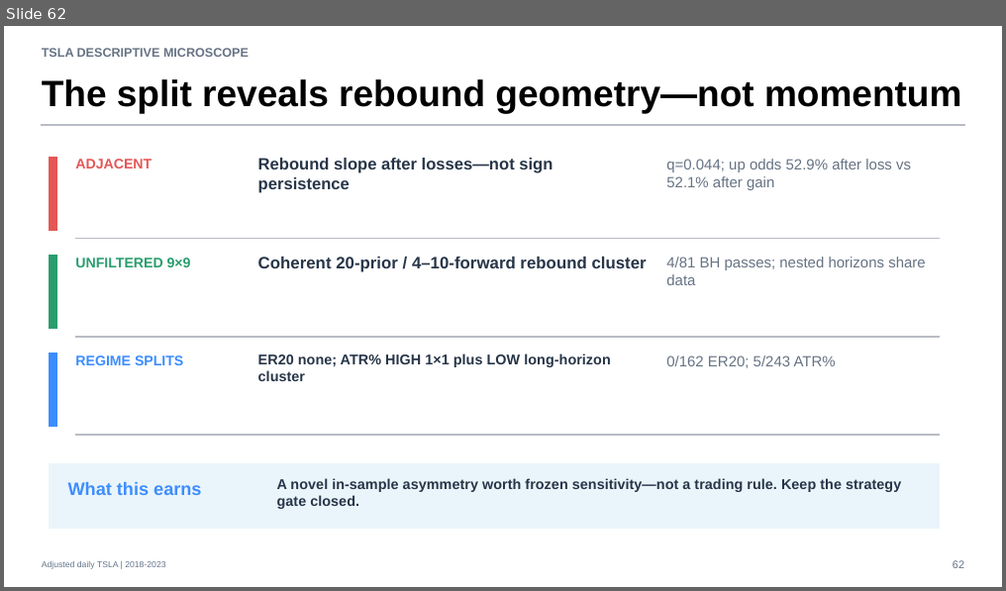
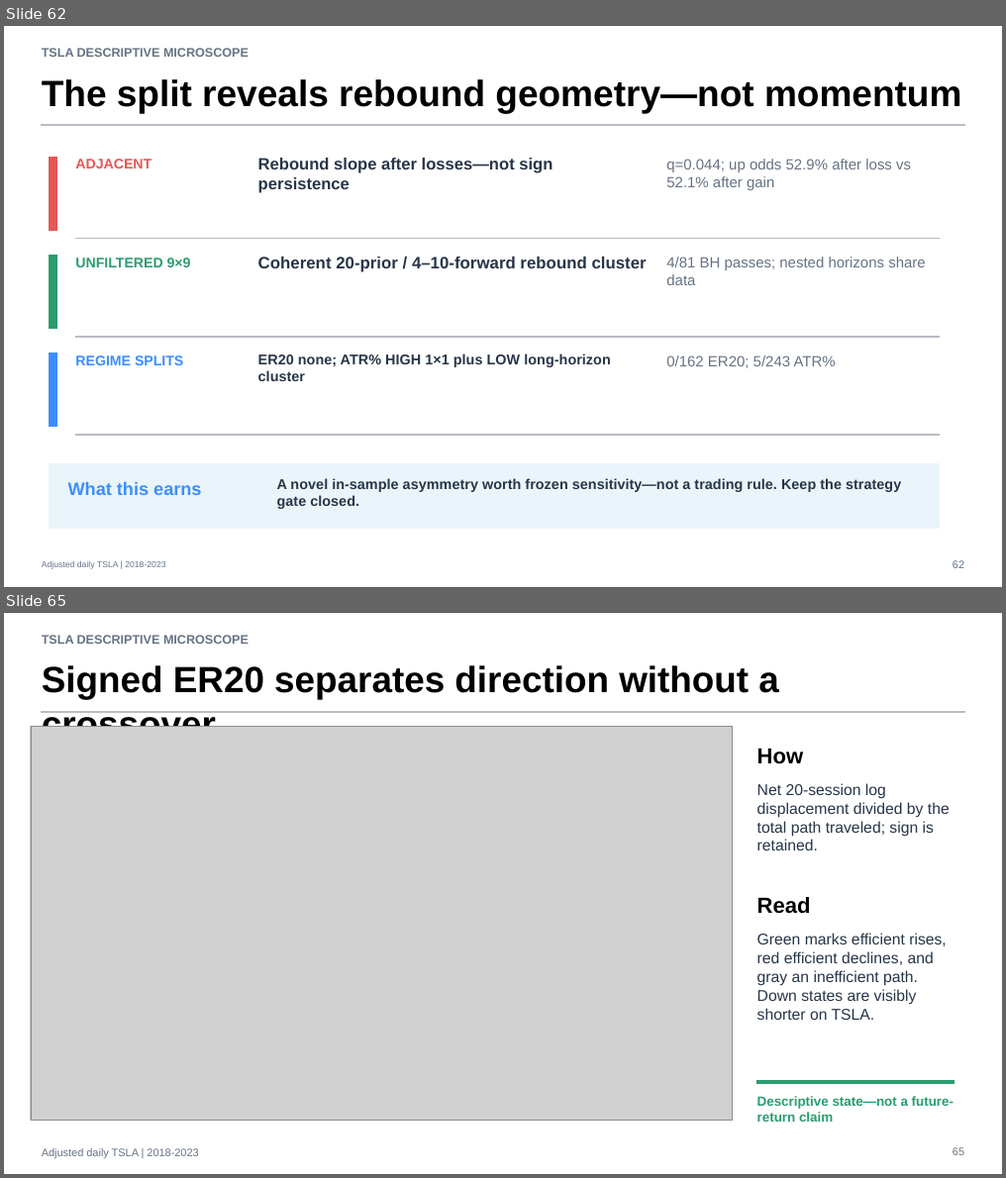
Before and after one commit to Francisc0Franc0/Time-Series-Modeling-Gen5, a slide deck: operator_hypothesis_lab/presentations/tsla_descriptive_microscope_evidence.pptx. Shown one above the other, each under a label of ours: slide 62 before the commit, slides 62 and 65 after it; the slides between them are not shown. The pictures are 1006x591 and 1006x1178 pixels, drawn with LibreOffice and Linux fonts; fonts in the diff are those of the drawing; grey boxes stand for pictures. Boxes give left, top, right and bottom in pixels: in the first picture for what was removed or moved away, otherwise in the second. Text is boxed around its words. In the diff, an @@ line names an element or a change of style, - is before the commit and + after.

Commit message:
Add TSLA signed ER20 direction POC

```diff
--- a/operator_hypothesis_lab/presentations/tsla_descriptive_microscope_evidence.pptx
+++ b/operator_hypothesis_lab/presentations/tsla_descriptive_microscope_evidence.pptx
@@ slide 65 added at (4, 613, 1002, 1174), background #FFFFFF @@
@@ text added at (42, 635, 249, 644), 12 pt, text #667384, bold @@
+TSLA DESCRIPTIVE MICROSCOPE
@@ text added at (42, 665, 778, 727), 35.1 pt, text #000000, bold @@
+Signed ER20 separates direction without a crossover
@@ rectangle added at (30, 726, 733, 1121), fill #FFFFFF, outline #B8BCC4 0.75 pt @@
@@ picture added at (31, 726, 733, 1121) @@
@@ rectangle added at (42, 711, 964, 713), fill #B8BCC4, outline #B8BCC4 0 pt @@
@@ text added at (757, 748, 804, 764), 21 pt, text #000000, bold @@
+How
@@ text added at (757, 783, 949, 851), 15 pt, text #273548 @@
+Net 20-session log displacement divided by the total path traveled; sign is retained.
@@ text added at (757, 897, 811, 914), 21 pt, text #000000, bold @@
+Read
@@ text added at (757, 933, 946, 1020), 15 pt, text #273548 @@
+Green marks efficient rises, red efficient declines, and gray an inefficient path. Down states are visibly shorter on TSLA.
@@ rectangle added at (757, 1081, 953, 1084), fill #2A9D6F, outline #2A9D6F 0 pt @@
@@ text added at (757, 1096, 953, 1122), 12.8 pt, text #2A9D6F, bold @@
+Descriptive state—not a future-return claim
@@ text added at (42, 1149, 198, 1158), 10.5 pt, text #667384 @@
+Adjusted daily TSLA | 2018-2023
@@ text added at (952, 1148, 964, 1156), 10.5 pt, text #667384 @@
+65
```
Also in this commit, not shown: 3 other slides added, 7 other files.
